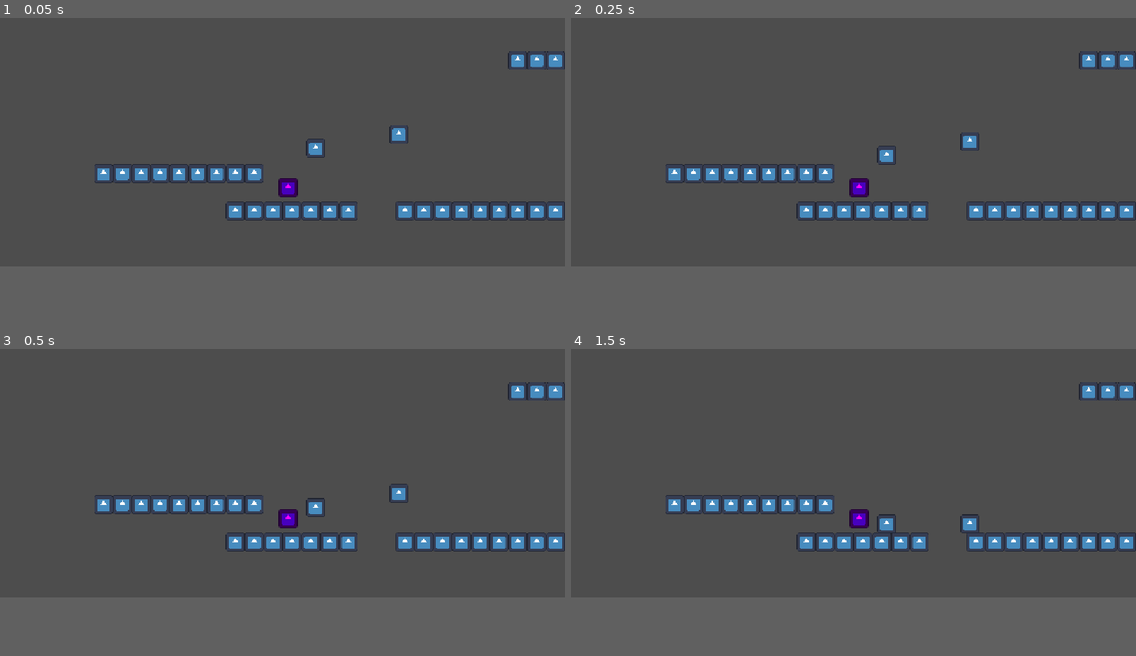
Above: before the commit, frames 1-4 (two rows, left to right).
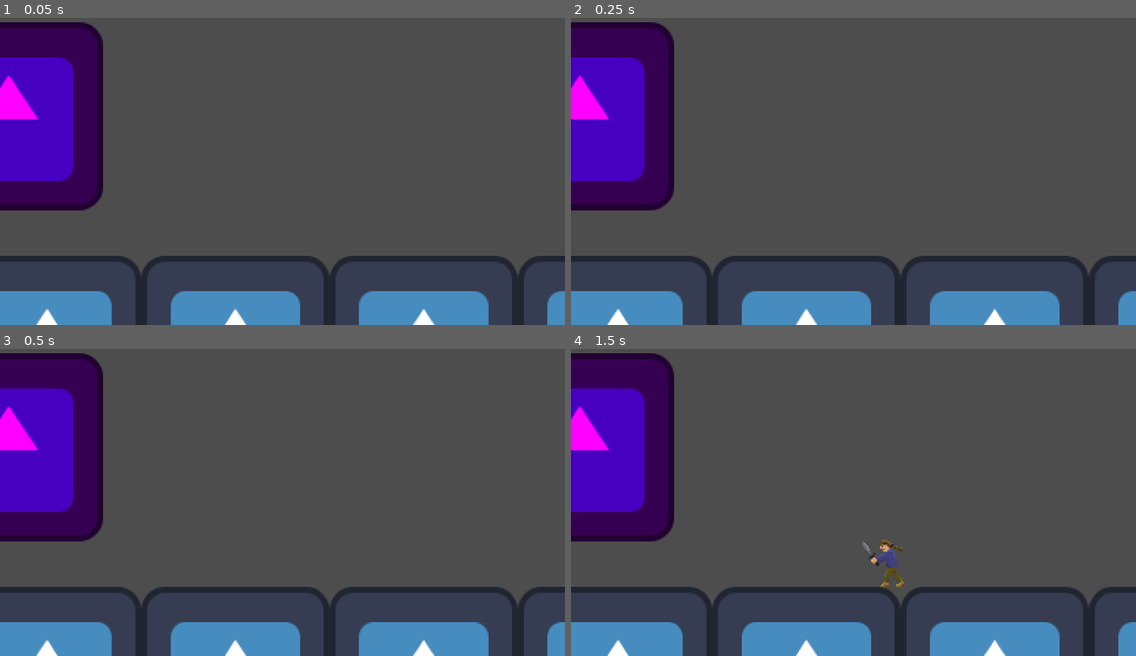
Above: after the commit, the same moments.

Repository: Justiniscoding/HavenHamilton
Game: Godot game, scene res://Scenes/game.tscn
Two runs of this game, one before a commit and one after it. Both use one fixed random seed, a clock stepped at 60 frames per second and the inputs below. The engine's default icon, where the game draws it, is replaced by a stand-in: a white triangle on a blue panel in a dark square.
Inputs:
- Up to frame 1 (0.05 s): no input
- Up to frame 2 (0.25 s): no input
- Up to frame 3 (0.5 s): no input
- Up to frame 4 (1.5 s): tap S (down2) at 0.6, 1.35 s; tap Enter at 1.25 s
In our replay, the window is 800x450 before the commit and 800x533 after it. These sizes can differ from the game's own. Grey fills any space a smaller window leaves; there, only what the larger window draws over its background counts as a difference.

The runs differ from the first frame. In frame 1, 25% of the frame differs, in the area x 0-100%, y 1-100%; in frame 2, 25%; in frame 3, 25%; in frame 4, 26%.

Commit message:
change scaling and add lpayer double jump

Diff:
--- a/Scenes/game.tscn
+++ b/Scenes/game.tscn
@@ -16,6 +16,7 @@
 sources/0 = SubResource("TileSetAtlasSource_qxrlw")
 
 [node name="Game" type="Node2D" unique_id=722572871]
+texture_filter = 1
 
 [node name="Player" parent="." unique_id=297062209 instance=ExtResource("1_ebmjs")]
 position = Vector2(226, 275)
@@ -25,7 +26,7 @@
 playerNumber = 2
 
 [node name="Camera2D" type="Camera2D" parent="." unique_id=1575957073]
-zoom = Vector2(0.3, 0.3)
+position = Vector2(224, 559)
 
 [node name="TileMapLayer" type="TileMapLayer" parent="." unique_id=1057907369]
 tile_map_data = PackedByteArray("AAD2/wMAAAAAAAAAAAD3/wMAAAAAAAAAAAD4/wMAAAAAAAAAAAD5/wMAAAAAAAAAAAD6/wMAAAAAAAAAAAD7/w …(480 unchanged characters)…
--- a/Scenes/player.tscn
+++ b/Scenes/player.tscn
@@ -1,17 +1,19 @@
 [gd_scene format=3 uid="uid://6b46cgob32hp"]
 
 [ext_resource type="Script" uid="uid://djqet4f2r50s5" path="res://Scripts/player.gd" id="1_v0iea"]
-[ext_resource type="Texture2D" uid="uid://vs61kors6ekh" path="res://icon.svg" id="2_cvnsp"]
+[ext_resource type="Texture2D" uid="uid://dglpnot34ux6w" path="res://Art/Player1.png" id="2_cvnsp"]
 
 [sub_resource type="RectangleShape2D" id="RectangleShape2D_xs5hf"]
-size = Vector2(123, 120)
+size = Vector2(28.75, 32)
 
 [node name="Player" type="CharacterBody2D" unique_id=297062209]
+texture_filter = 1
 script = ExtResource("1_v0iea")
 
 [node name="Sprite2D" type="Sprite2D" parent="." unique_id=910321821]
 texture = ExtResource("2_cvnsp")
+centered = false
 
 [node name="CollisionShape2D" type="CollisionShape2D" parent="." unique_id=834438449]
-position = Vector2(0.5, 0)
+position = Vector2(17.625, 16)
 shape = SubResource("RectangleShape2D_xs5hf")
--- a/Scripts/player.gd
+++ b/Scripts/player.gd
@@ -2,9 +2,12 @@
 
 @export var playerNumber: int = 1
 
-var gravity = 1500
-var speed = 900
-var jump = -900
+var gravity = 800
+var speed = 300
+var jump = -400
+var doubleJumpSize = jump * 0.75
+
+var canDoubleJump = false
 
 var pnum
 
@@ -15,9 +18,13 @@
 	velocity.x = Input.get_action_strength("right" + pnum) - Input.get_action_strength("left" + pnum)
 	velocity.x *= speed
 
-	if is_on_floor() and Input.is_action_just_pressed("up" + pnum):
-		velocity.y = jump
-
+	if Input.is_action_just_pressed("up" + pnum):
+		if is_on_floor():
+			canDoubleJump = true
+			velocity.y = jump
+		elif canDoubleJump:
+			canDoubleJump = false
+			velocity.y = doubleJumpSize
 	if not is_on_floor() and Input.is_action_just_released("up" + pnum):
 		velocity.y *= 0.5
 
--- a/Scripts/time_token.gd
+++ b/Scripts/time_token.gd
@@ -6,13 +6,7 @@
 var beenPlaced = false
 
 
-# Called when the node enters the scene tree for the first time.
-func _ready() -> void:
-	pass # Replace with function body.
-
-
-# Called every frame. 'delta' is the elapsed time since the previous frame.
-func _process(delta: float) -> void:
+func _process(_delta: float) -> void:
 	if hasBeenPickedUp:
 		if playerNode.name == "Player":
 			if Input.is_action_just_released("down1") and not beenPlaced:
@@ -29,16 +23,9 @@
 				playerNode.position = teleTo
 				queue_free()
 
-	pass
-
-
 func _on_body_entered(body: Node2D) -> void:
 	if body.name.begins_with("Player"):
 		hasBeenPickedUp = true
 		playerNode = body
-		$CollisionShape2D.disabled = true
+		$CollisionShape2D.set_deferred("disabled", true)
 		$Sprite2D.visible = false
-
-
-
-	pass # Replace with function body.
--- a/project.godot
+++ b/project.godot
@@ -17,6 +17,10 @@
 
 [display]
 
+window/size/viewport_width=384
+window/size/viewport_height=256
+window/size/window_width_override=1526
+window/size/window_height_override=1024
 window/stretch/mode="canvas_items"
 window/stretch/aspect="expand"
 
Not shown, added: Art/Player1.png.import
